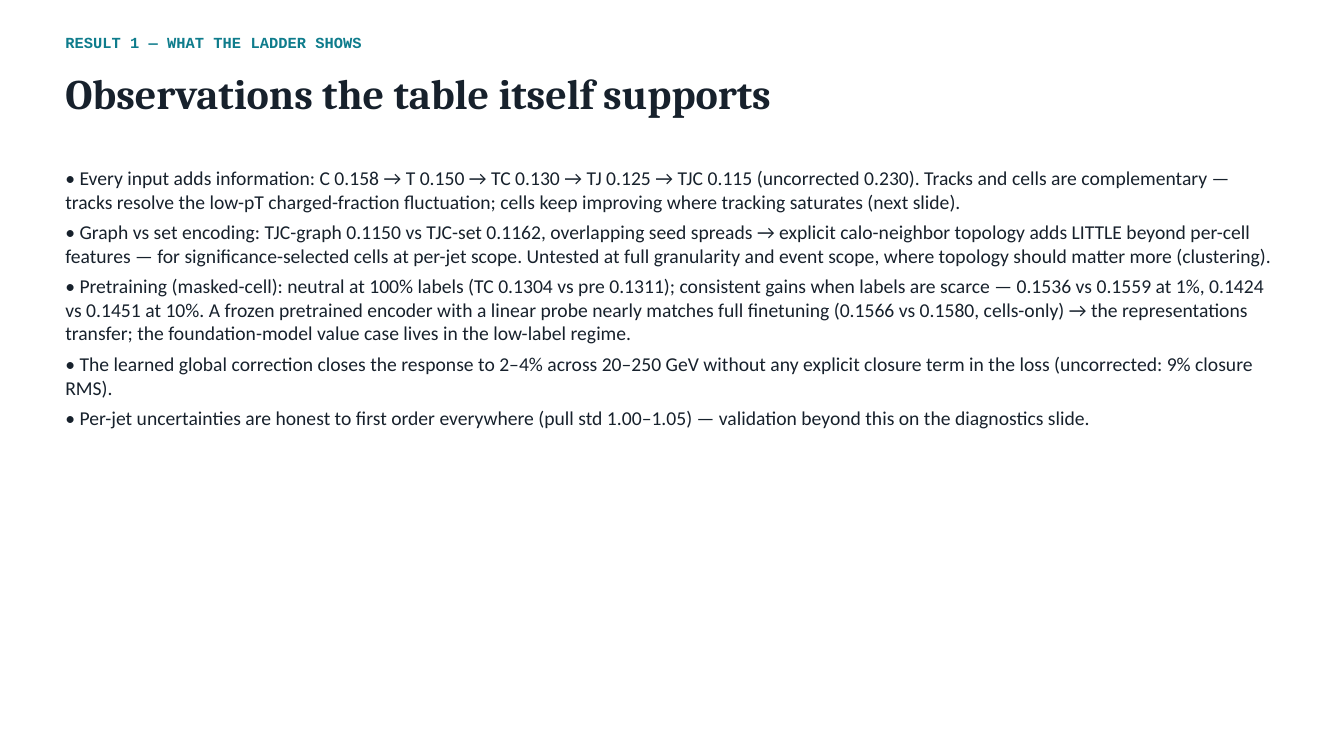
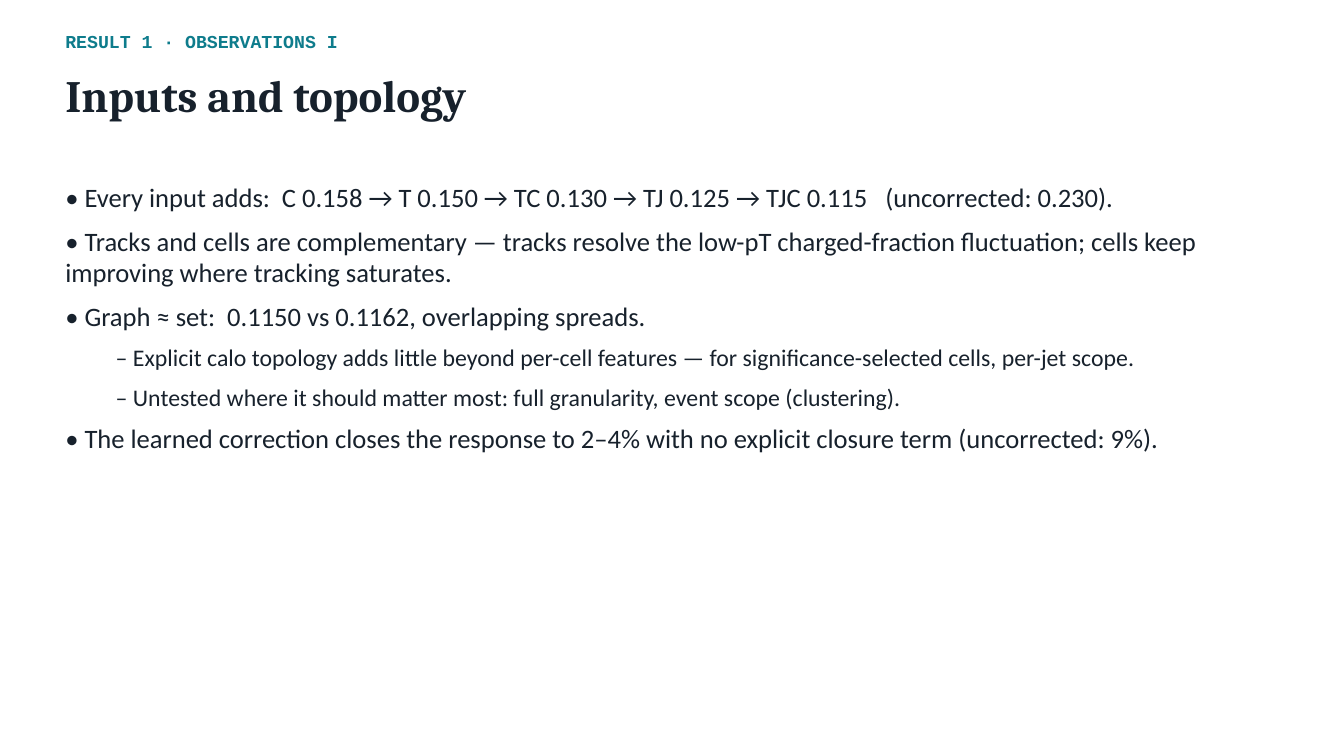
Before and after one commit to afarbin/DetectorFoundationModel, a slide deck: slide 9 of talks/2026-08-26-group-meeting/DFM_group_meeting.pptx (slide 6 before the commit). Drawn at 1344x756 pixels with LibreOffice and Linux fonts; fonts in the diff are those of the drawing. Boxes give left, top, right and bottom in pixels: in the first picture for what was removed or moved away, otherwise in the second. Text is boxed around its words. In the diff, an @@ line names an element or a change of style, - is before the commit and + after.

```diff
--- a/talks/2026-08-26-group-meeting/DFM_group_meeting.pptx
+++ b/talks/2026-08-26-group-meeting/DFM_group_meeting.pptx
@@ text at <box>65,36,338,48</box>: text changed; size 11 to 13 pt @@
-RESULT 1 — WHAT THE LADDER SHOWS
+RESULT 1 · OBSERVATIONS I
@@ text removed at <box>65,79,771,118</box> @@
-Observations the table itself supports
@@ text added at <box>65,81,466,122</box>, 32 pt, text #17212C, bold @@
+Inputs and topology
@@ text at <box>65,187,1196,453</box>: text changed; size 14 to 19 pt @@
-• Every input adds information: C 0.158 → T 0.150 → TC 0.130 → TJ 0.125 → TJC 0.115 (uncorrected 0.230). Tracks and cells are complementary — tracks resolve the low-pT charged-fraction fluctuation; cells keep improving where tracking saturates (next slide).
-• Graph vs set encoding: TJC-graph 0.1150 vs TJC-set 0.1162, overlapping seed spreads → explicit calo-neighbor topology adds LITTLE beyond per-cell features — for significance-selected cells at per-jet scope. Untested at full granularity and event scope, where topology should matter more (clustering).
-• Pretraining (masked-cell): neutral at 100% labels (TC 0.1304 vs pre 0.1311); consistent gains when labels are scarce — 0.1536 vs 0.1559 at 1%, 0.1424 vs 0.1451 at 10%. A frozen pretrained encoder with a linear probe nearly matches full finetuning (0.1566 vs 0.1580, cells-only) → the representations transfer; the foundation-model value case lives in the low-label regime.
-• The learned global correction closes the response to 2–4% across 20–250 GeV without any explicit closure term in the loss (uncorrected: 9% closure RMS).
-• Per-jet uncertainties are honest to first order everywhere (pull std 1.00–1.05) — validation beyond this on the diagnostics slide.
+• Every input adds: C 0.158 → T 0.150 → TC 0.130 → TJ 0.125 → TJC 0.115 (uncorrected: 0.230).
+• Tracks and cells are complementary — tracks resolve the low-pT charged-fraction fluctuation; cells keep improving where tracking saturates.
+• Graph ≈ set: 0.1150 vs 0.1162, overlapping spreads.
+  – Explicit calo topology adds little beyond per-cell features — for significance-selected cells, per-jet scope.
+  – Untested where it should matter most: full granularity, event scope (clustering).
+• The learned correction closes the response to 2–4% with no explicit closure term (uncorrected: 9%).
```
Also in this commit, not shown: 15 other slides changed, 5 slides added.
